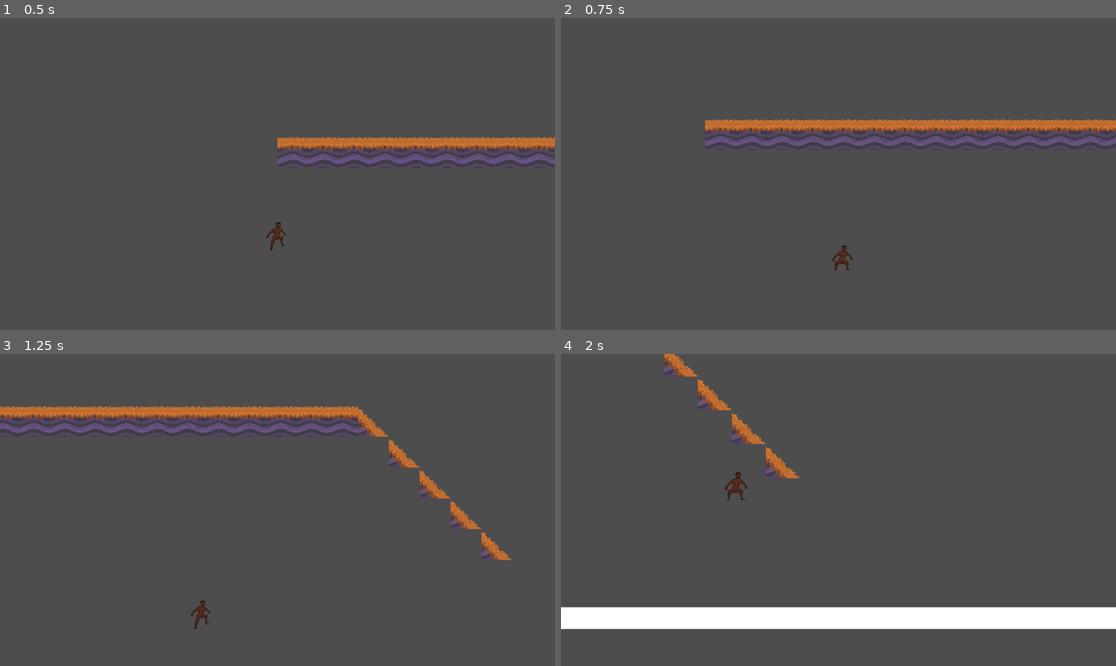
Above: before the commit, frames 1-4 (two rows, left to right).
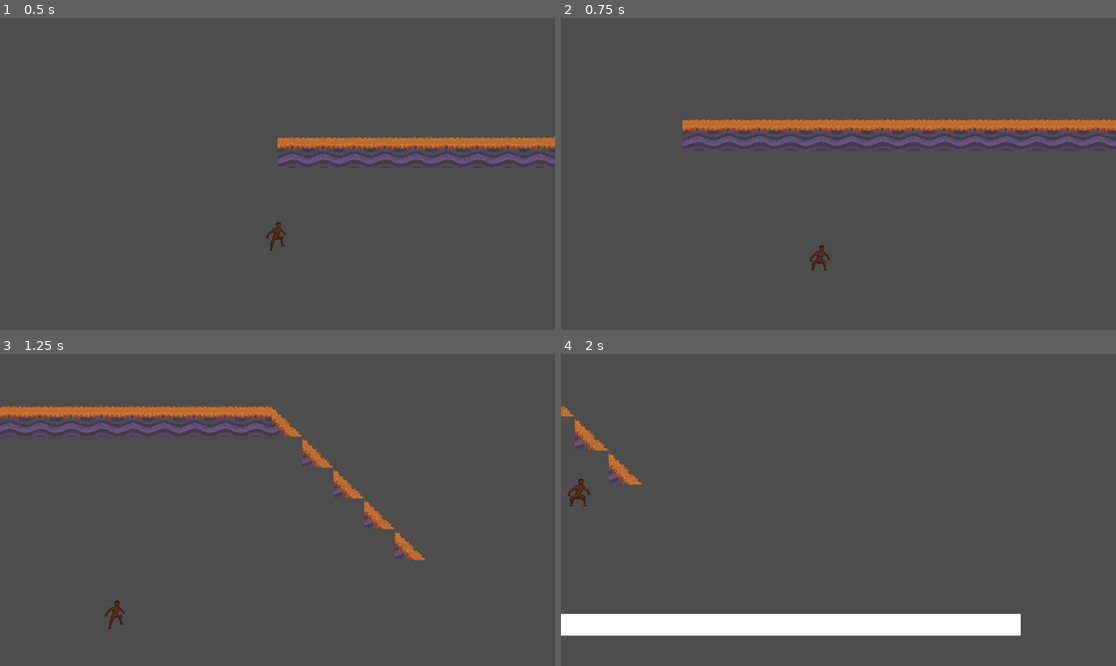
Above: after the commit, the same moments.

Repository: oedo3/ProjectF
Game: Godot game, scene res://Main.tscn
Same seed, same stepped clock (60 frames per second), same inputs: the game is played once before the commit and once after it.
Inputs (mouse positions are in pixels of both pictures, inside the frame that each line leads up to):
- Up to frame 1 (0.5 s): no input
- Up to frame 2 (0.75 s): move the mouse to (960, 158) at 0.52 s; hold D (right) from 0.53 s (still down); tap Shift (s_1) at 0.6 s
- Up to frame 3 (1.25 s): keep holding D (right); tap W (up) at 0.77 s
- Up to frame 4 (2 s): keep holding D (right); move the mouse to (727, 525) at 1.27 s; tap Mouse wheel up (zoom_in) at 1.35 s; tap W (up) at 1.52 s

Frame 1 is identical in both runs. In frame 2, 3.2% of the frame differs, in the area x 21-100%, y 32-81%; in frame 3, 4.8%; in frame 4, 7.0%, in the area x 0-100%, y 0-91%.

Commit message:
Update camera

Diff:
--- a/camera_2d.gd
+++ b/camera_2d.gd
@@ -4,8 +4,9 @@
 
 #Camera Movment with player movment settings
 @export var smoothing := 2.5
-@export var look_ahead_distance := 800.0
-@export var look_ahead_speed := 2.0
+@export var look_ahead_distance := 1200.0
+@export var look_ahead_speed := 1.5
+
 
 # Zoom settings
 @export var zoom_speed := 0.1
@@ -14,7 +15,7 @@
 
 # Y shift range
 @export var min_y_offset := 0.0
-@export var max_y_offset := 0.0
+@export var max_y_offset := -200.0
 
 var target_offset := Vector2.ZERO
 #var target_zoom := Vector2.ONE
